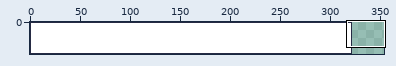
One commit to this pixel-art file: SuperAction/Assets/Sprites/UI/BattleUIs.aseprite. Above: a wide view before the commit, with the close-up outlined.
Close-up. Earlier state:
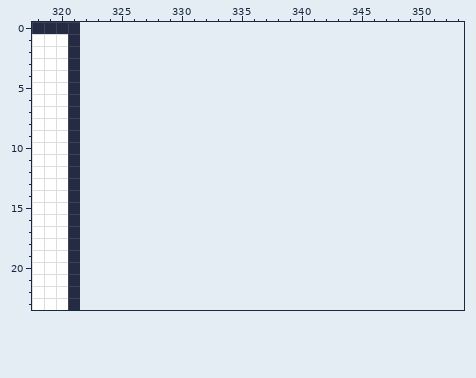
322x32 pixels, 1 frame. Shown: x 318..353, y 0..23. The old version is drawn lined up with the new one, on the new canvas.
The same view after the edit:
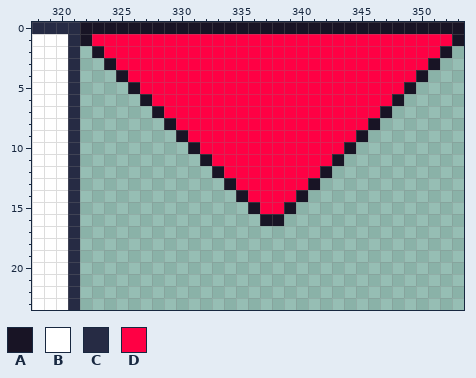
Palette (. is transparent): A #181425  B #ffffff  C #262b44  D #ff0044
The exact change:
canvas 322x32 -> 354x32
Changed rows in their new state; - is an unchanged pixel.
first column x 322:
 0 AAAAAAAAAAAAAAAAAAAAAAAAAAAAAAAA
 1 ADDDDDDDDDDDDDDDDDDDDDDDDDDDDDDA
 2 -ADDDDDDDDDDDDDDDDDDDDDDDDDDDDA-
 3 --ADDDDDDDDDDDDDDDDDDDDDDDDDDA--
 4 ---ADDDDDDDDDDDDDDDDDDDDDDDDA---
 5 ----ADDDDDDDDDDDDDDDDDDDDDDA----
 6 -----ADDDDDDDDDDDDDDDDDDDDA-----
 7 ------ADDDDDDDDDDDDDDDDDDA------
 8 -------ADDDDDDDDDDDDDDDDA-------
 9 --------ADDDDDDDDDDDDDDA--------
10 ---------ADDDDDDDDDDDDA---------
11 ----------ADDDDDDDDDDA----------
12 -----------ADDDDDDDDA-----------
13 ------------ADDDDDDA------------
14 -------------ADDDDA-------------
15 --------------ADDA--------------
16 ---------------AA---------------
Boxes around the changes in both close-ups, in picture pixels (x1, y1, x2, y2):
added: (80, 22, 464, 226)
